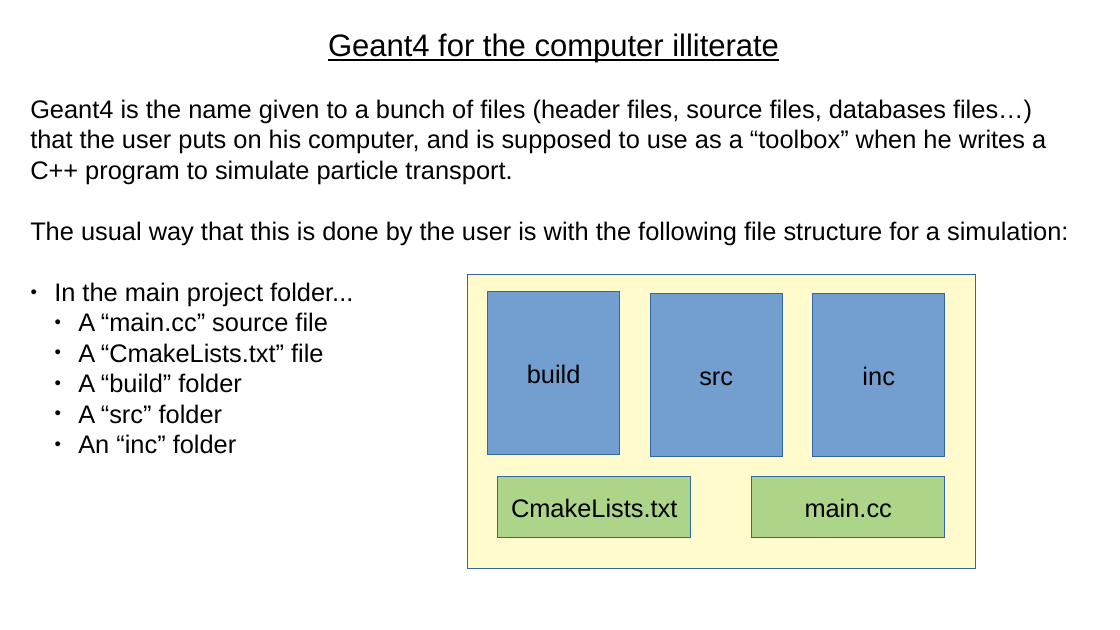
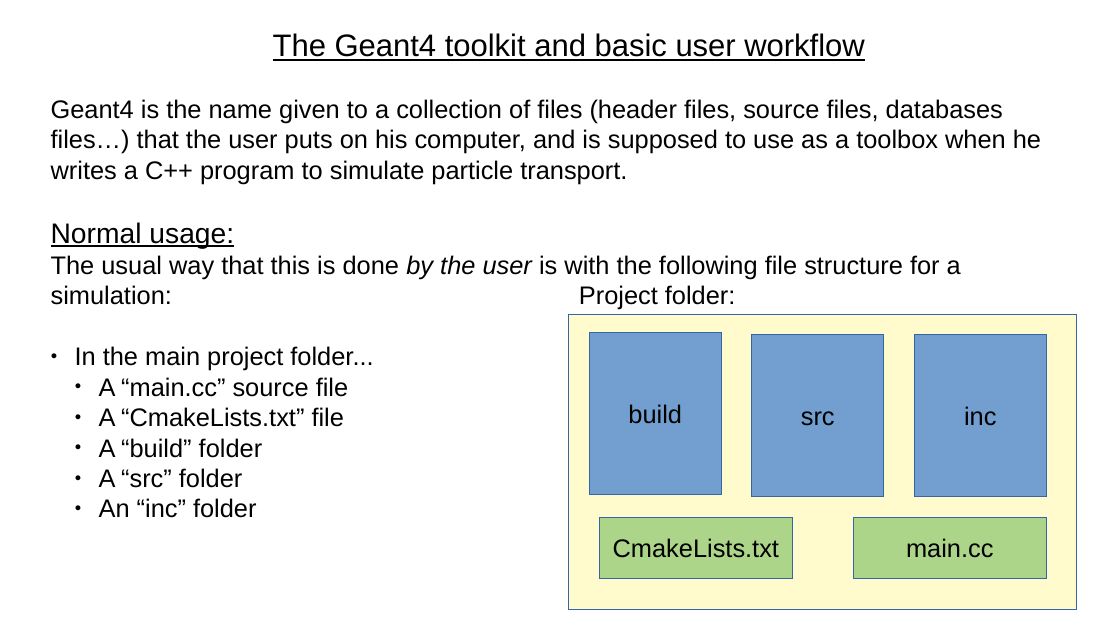
Before and after one commit to tneulinger/CASCADE, a slide deck: slide 1 of guide.odp (slide 3 before the commit). Drawn at 1120x630 pixels with LibreOffice and Linux fonts; fonts in the diff are those of the drawing. Boxes give left, top, right and bottom in pixels: in the first picture for what was removed or moved away, otherwise in the second. Text is boxed around its words. In the diff, an @@ line names an element or a change of style, - is before the commit and + after.

```diff
--- a/guide.odp
+++ b/guide.odp
@@ text "The Geant4 toolkit and basic ...": place and size @@
-text "The Geant4 toolkit and basic ..." at [30, 33, 1068, 424]
+text "The Geant4 toolkit and basic ..." at [51, 33, 1041, 488]
@@ text at [51, 33, 1041, 249]: text changed @@
-Geant4 for the computer illiterate
-Geant4 is the name given to a bunch of files (header files, source files, databases files…) that the user puts on his computer, and is supposed to use as a “toolbox” when he writes a C++ program to simulate particle transport.
+The Geant4 toolkit and basic user workflow
+Geant4 is the name given to a collection of files (header files, source files, databases files…) that the user puts on his computer, and is supposed to use as a toolbox when he writes a C++ program to simulate particle transport.
+Normal usage:
@@ text at [51, 255, 961, 305]: italic on in "by the user" @@
@@ text added at [579, 285, 736, 310], 18 pt, text #000000 @@
+Project folder:
@@ 6 rectangles: place and size @@
-6 rectangles at [468, 274, 976, 569]
+6 rectangles at [569, 315, 1077, 610]
```
Also in this commit, not shown: 2 other slides changed, 6 slides added, 3 slides removed, 4 other files.
